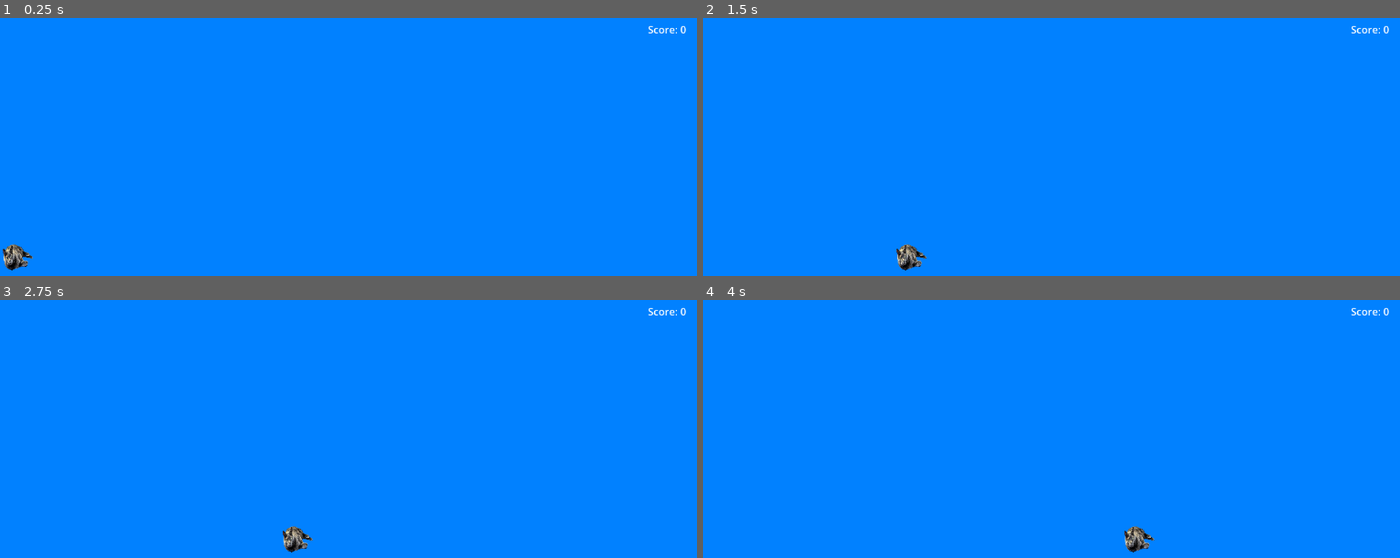
Above: before the commit, frames 1-4 (two rows, left to right).
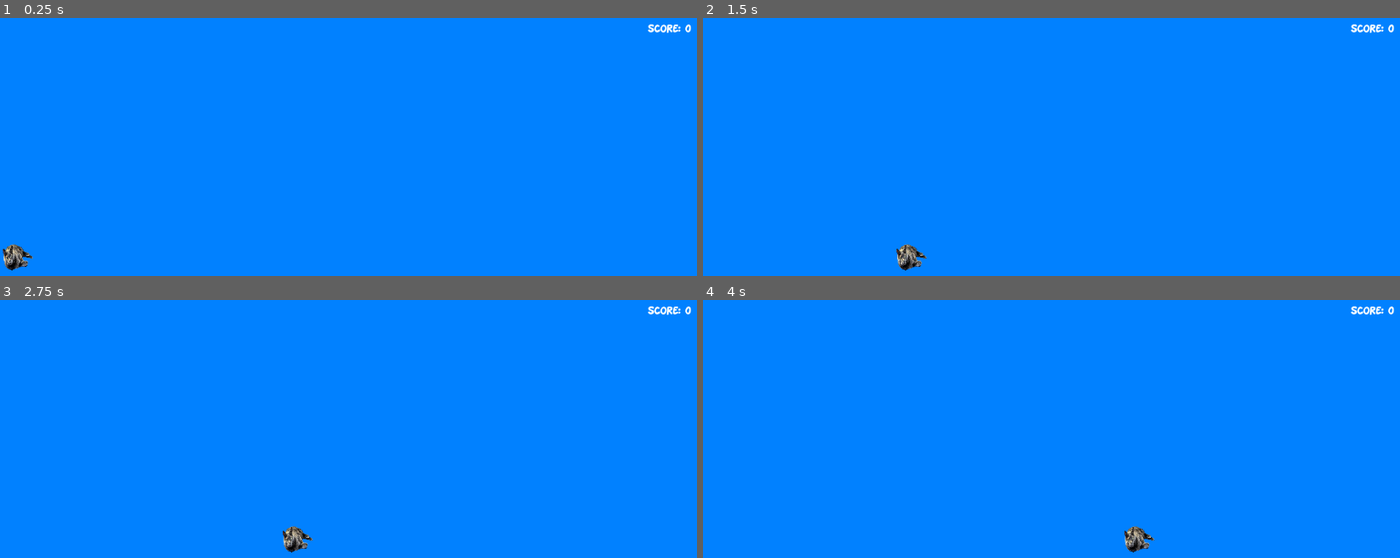
Above: after the commit, the same moments.

Repository: 5hr3kY/Kit-Fight
Game: Godot game, scene res://Scenes/main.tscn
The game is run twice, just before and just after one commit, with the same random seed, the same clock (stepped at 60 frames per second) and the same inputs. This scene is started directly instead of the project's main scene.
Inputs:
- Up to frame 1 (0.25 s): no input
- Up to frame 2 (1.5 s): tap Enter at 0.5 s; hold Right (ui_right) from 0.53 s (still down); tap Up (ui_up) at 0.77 s
- Up to frame 3 (2.75 s): tap Up (ui_up) at 1.52 s; release Right (ui_right) at 2.03 s; hold Left (ui_left) from 2.03 s (still down)
- Up to frame 4 (4 s): tap Space at 2.75 s; release Left (ui_left) at 2.78 s; hold Right (ui_right) from 2.78 s (still down); tap Up (ui_up) at 3.02, 3.77 s

The runs differ from the first frame. In frame 1, 0.2% of the frame differs, in the area x 92-100%, y 2-7%; in frame 2, 0.2%; in frame 3, 0.2%; in frame 4, 0.2%.

Commit message:
Update main.tscn

Diff:
--- a/kit-fight/Scenes/main.tscn
+++ b/kit-fight/Scenes/main.tscn
@@ -5,8 +5,9 @@
 [ext_resource type="Script" uid="uid://ck38efirutgg2" path="res://cat.gd" id="3_344ge"]
 [ext_resource type="Texture2D" uid="uid://ccqtcxtgyhpw6" path="res://Cat-removebg-preview.png" id="4_6bp64"]
 [ext_resource type="Texture2D" uid="uid://c8w5ge5axrlv2" path="res://Assets/Ground.png" id="4_ynf5e"]
-[ext_resource type="Texture2D" uid="uid://dpkuqc6w6fh38" path="res://Assets/Water + Cloud.png" id="5_hptm8"]
+[ext_resource type="Texture2D" uid="uid://3lqljab4lq0n" path="res://Assets/Water + Cloud.png" id="5_hptm8"]
 [ext_resource type="Script" uid="uid://0lrwul71jhdw" path="res://tile_map.gd" id="6_d1ilt"]
+[ext_resource type="FontFile" uid="uid://b1sywxaa5e0gf" path="res://UI stuff/Matcha Style.ttf" id="8_344ge"]
 
 [sub_resource type="RectangleShape2D" id="RectangleShape2D_1bvp3"]
 size = Vector2(58, 90.5)
@@ -92,10 +93,11 @@
 [node name="CanvasLayer" type="CanvasLayer" parent="Camera2D" unique_id=449849195]
 unique_name_in_owner = true
 
-[node name="scoreName" type="Label" parent="Camera2D/CanvasLayer" unique_id=299867557]
+[node name="scoreName" type="RichTextLabel" parent="Camera2D/CanvasLayer" unique_id=1905760540]
 unique_name_in_owner = true
 offset_left = 1024.0
 offset_top = 34.0
 offset_right = 1144.0
 offset_bottom = 57.0
+theme_override_fonts/normal_font = ExtResource("8_344ge")
 text = "SCORE: "
